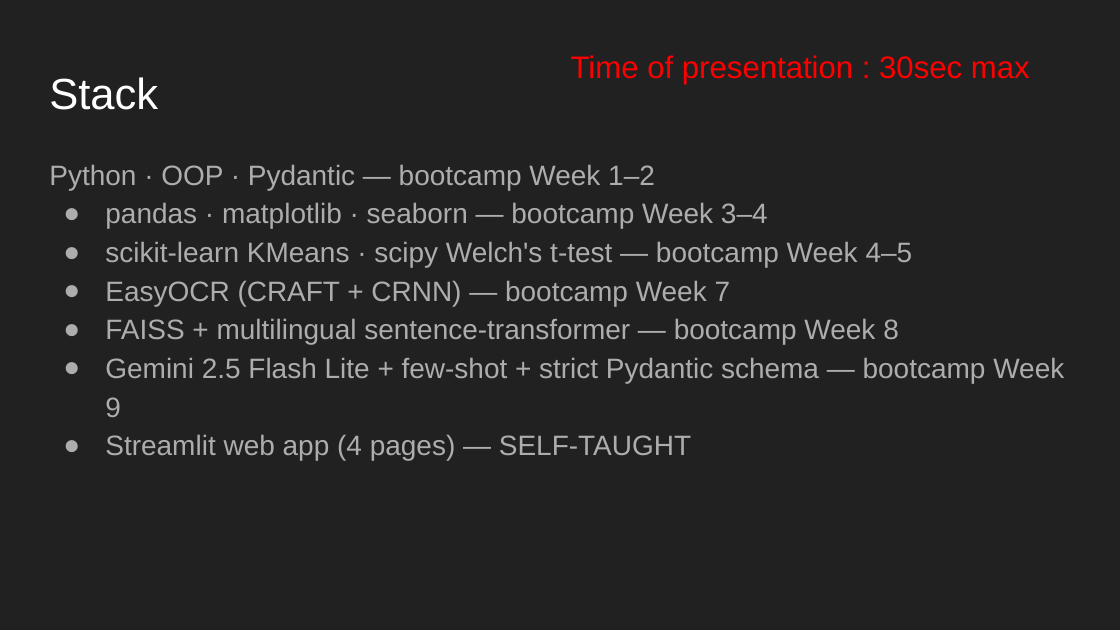
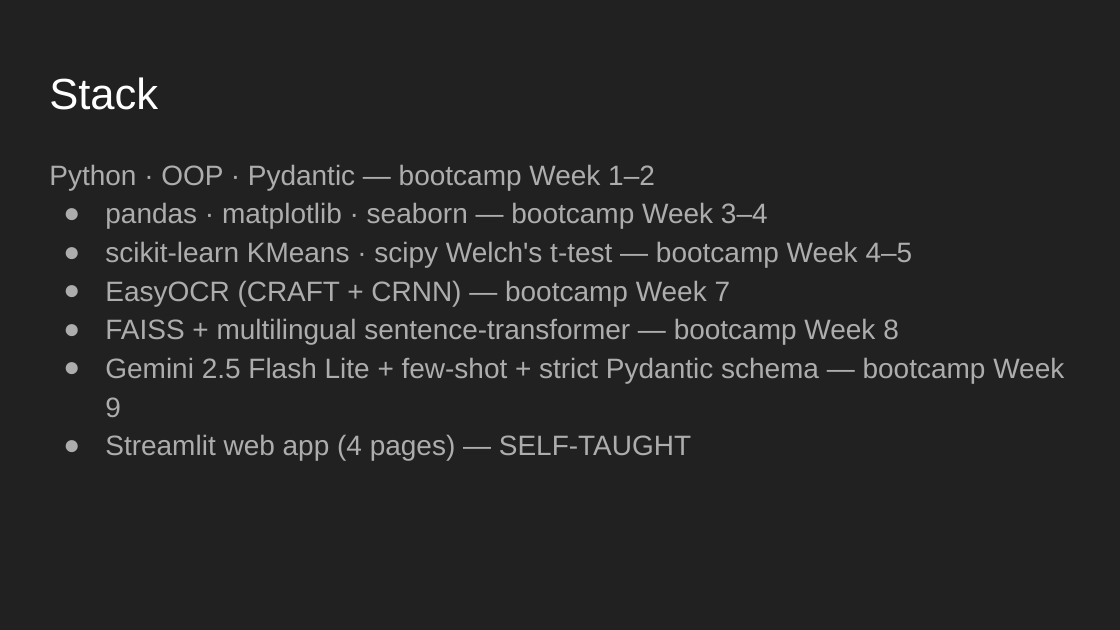
Before and after one commit to alexgl77/receipt-to-cashback, a slide deck: slide 3 of presentation/Receipt-to-Cashback.pptx. Drawn at 1120x630 pixels with LibreOffice and Linux fonts; fonts in the diff are those of the drawing. Boxes give left, top, right and bottom in pixels: in the first picture for what was removed or moved away, otherwise in the second. Text is boxed around its words. In the diff, an @@ line names an element or a change of style, - is before the commit and + after.

```diff
--- a/presentation/Receipt-to-Cashback.pptx
+++ b/presentation/Receipt-to-Cashback.pptx
@@ title removed at <box>571,55,1030,85</box> @@
-Time of presentation : 30sec max
```
Also in this commit, not shown: 5 other slides changed, 1 other file.
